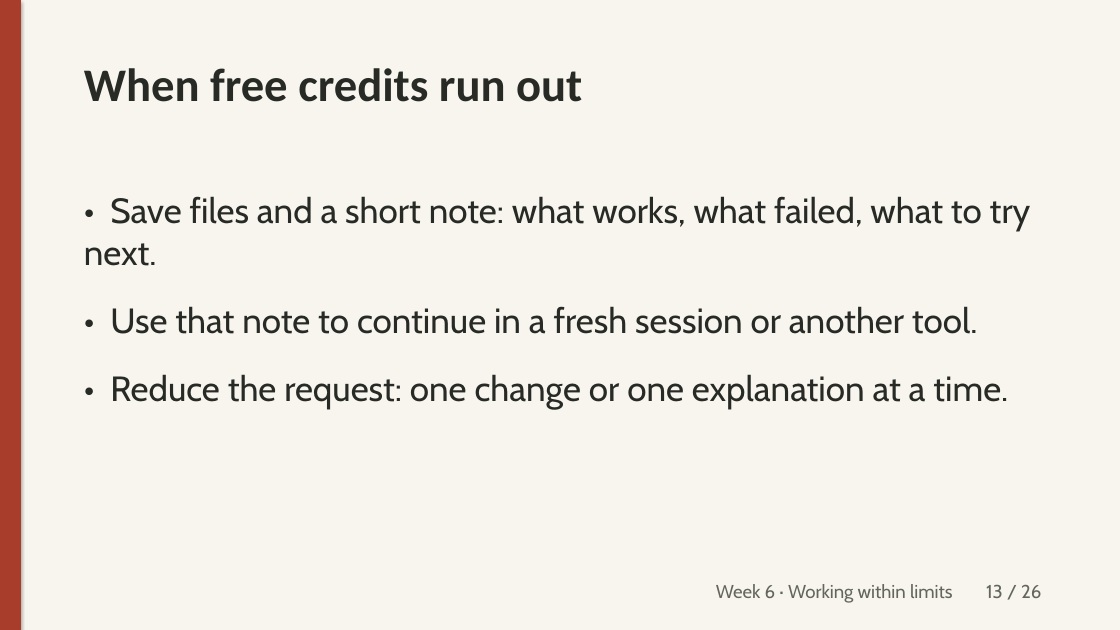
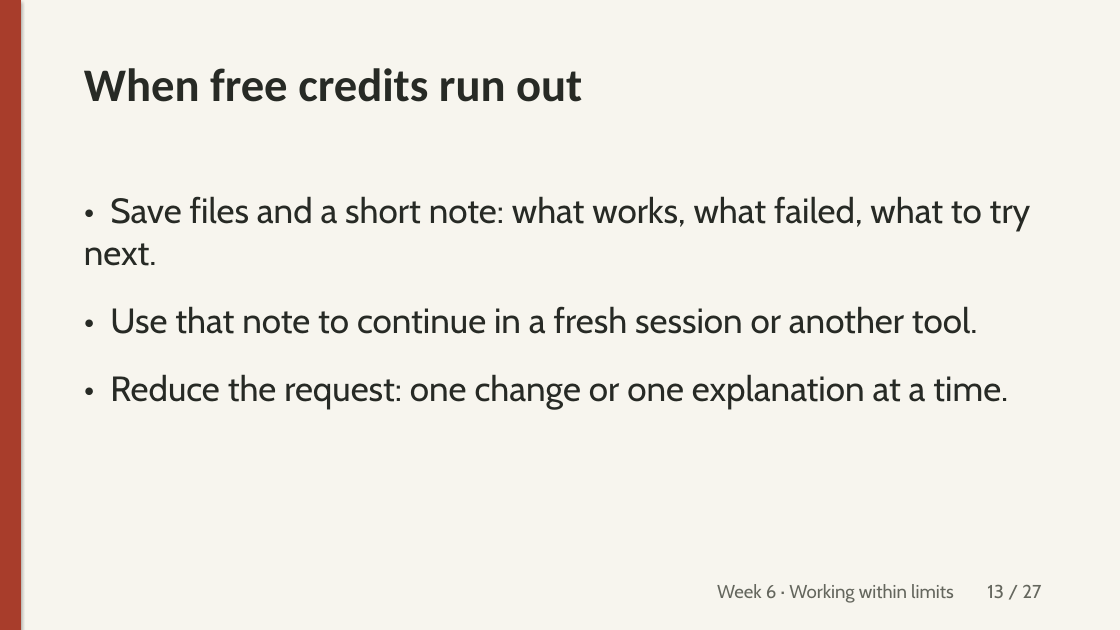
Before and after one commit to unforcedagi/learn-vibe-build-deck, a slide deck: slide 13 of lessons/week-6/_src/week6-lecture.pptx. Drawn at 1120x630 pixels with LibreOffice and Linux fonts; fonts in the diff are those of the drawing. Boxes give left, top, right and bottom in pixels: in the first picture for what was removed or moved away, otherwise in the second. Text is boxed around its words. In the diff, an @@ line names an element or a change of style, - is before the commit and + after.

Commit message:
Week 6: one-page learning reflection replaces required build; persistent peer pods, optional link, Canvas draft only (#13)

```diff
--- a/lessons/week-6/_src/week6-lecture.pptx
+++ b/lessons/week-6/_src/week6-lecture.pptx
@@ text at (717, 584, 1041, 603): text changed @@
-Week 6 · Working within limits 13 / 26
+Week 6 · Working within limits 13 / 27
```
Also in this commit, not shown: 25 other slides changed, 1 slide added, 15 other files.
